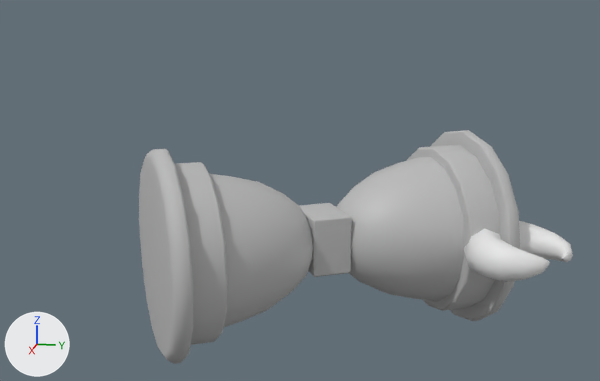
Renders of the FBX model Assets/Art/Model/ChessAdditive/Chess_2.fbx from each side of a commit.
Before and after are seen from a 50 mm camera at (0.0857, 0.0259, 0.0249) aimed at (0.0006, 0.0089, 0.0036). Lighting does not change. The marker at lower left points along +X, +Y and +Z. The older version comes first. Where no turn or scale is listed for an object, it has been applied to the vertices.

The scene before the commit, as lines of its bpy script (objects in view):
```python
me_mesh = bpy.data.meshes.new('Mesh')
me_mesh.from_pydata(...)  # 284 vertices, 314 faces; spans x -0.0151..0.0203, y -0.0086..0.032, z -0.0117..0.0097
me_mesh.materials.append(mat_pasted__sand_clock3)  # grey #bcbcbc
me_mesh_001 = bpy.data.meshes.new('Mesh.001')
me_mesh_001.from_pydata(...)  # 546 vertices, 544 faces; spans x -0.0108..0.0159, y -0.0033..0.0268, z -0.0091..0.007
me_mesh_001.materials.append(mat_pasted__trans)  # grey #bcbcbc
me_mesh_005 = bpy.data.meshes.new('Mesh.005')
me_mesh_005.from_pydata(...)  # 128 vertices, 126 faces; spans x -0.00285..0.00862, y 0.02616..0.0371, z -0.00339..0.00131
me_mesh_005.materials.append(mat_moon_pasted__lambert16)  # white #e7e7e7
ob_chess_2_1 = bpy.data.objects.new('Chess_2_1', me_mesh)
ob_chess_2_1.location = (0.0, 0.0, 0.0)
ob_chess_2_2 = bpy.data.objects.new('Chess_2_2', me_mesh_001)
ob_chess_2_2.location = (0.0, 0.0, 0.0)
ob_moon_pasted__polysurface53 = bpy.data.objects.new('Moon:pasted__polySurface53', me_mesh_005)
ob_moon_pasted__polysurface53.location = (0.0, 0.0, 0.0)
```
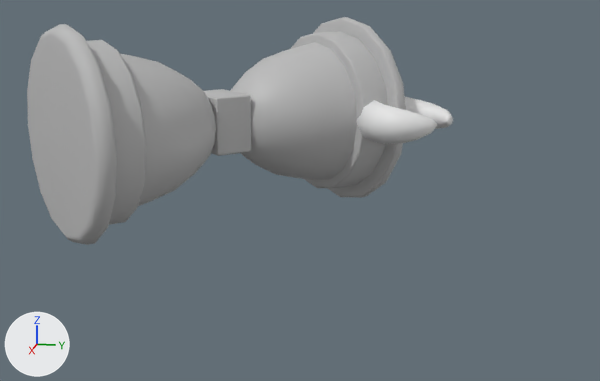
What differs and where, as boxes (x1, y1, x2, y2) in the pictures (600 x 381 px):
'Chess_2_1', moved, turned
    before: (139, 130, 520, 364)
    after: (27, 17, 406, 245)
'Chess_2_2', moved, turned
    before: (210, 157, 465, 327)
    after: (121, 42, 357, 206)
'Moon:pasted__polySurface53', moved, turned
    before: (464, 221, 573, 281)
    after: (356, 97, 453, 144)

The change, as a diff of the scene's bpy script:
```diff
--- a/Assets/Art/Model/ChessAdditive/Chess_2.fbx.py
+++ b/Assets/Art/Model/ChessAdditive/Chess_2.fbx.py
@@ me_mesh_001 @@
 # used by ob_chess_2_2; location = (0.0, 0.0, 0.0)
-me_mesh_001.from_pydata(...)  # 546 vertices, 544 faces; spans x -0.0108..0.0159, y -0.0033..0.0268, z -0.0091..0.007
+me_mesh_001.from_pydata(...)  # 546 vertices, 544 faces; spans x -0.0147..0.0147, y -0.0147..0.0147, z 0.0026..0.0188
+# me_mesh_001 part 1: the whole mesh is turned 15.1 degrees about the z axis through its middle, then moved by (-0.0026, -0.0117, 0.0117)
 me_mesh_001.materials.append(mat_pasted__trans)
@@ me_mesh @@
 # used by ob_chess_2_1; location = (0.0, 0.0, 0.0)
-me_mesh.from_pydata(...)  # 284 vertices, 314 faces; spans x -0.0151..0.0203, y -0.0086..0.032, z -0.0117..0.0097
+me_mesh.from_pydata(...)  # 284 vertices, 314 faces; spans x -0.0196..0.0196, y -0.0196..0.0196, z 0.0..0.0214
+# me_mesh part 2: the whole mesh is turned 15.1 degrees about the z axis through its middle, then moved by (-0.0026, -0.0117, 0.0117)
 me_mesh.materials.append(mat_pasted__sand_clock3)
@@ me_mesh_005 @@
 # used by ob_moon_pasted__polysurface53; location = (0.0, 0.0, 0.0)
-me_mesh_005.from_pydata(...)  # 128 vertices, 126 faces; spans x -0.00285..0.00862, y 0.02616..0.0371, z -0.00339..0.00131
+me_mesh_005.from_pydata(...)  # 128 vertices, 126 faces; spans x -0.00561..0.00592, y -0.00559..0.0053, z 0.00835..0.01305
+# me_mesh_005 part 3: the whole mesh is turned 15.1 degrees about the z axis through its middle, then moved by (-0.00288, -0.03163, 0.01174)
 me_mesh_005.materials.append(mat_moon_pasted__lambert16)
@@ ob_chess_2_1 @@
 ob_chess_2_1 = bpy.data.objects.new('Chess_2_1', me_mesh)
-ob_chess_2_1.location = (0.0, 0.0, 0.0)
+ob_chess_2_1.location = (-0.00001, 0.00004, 0.0)
@@ ob_moon_pasted__polysurface53 @@
 ob_moon_pasted__polysurface53 = bpy.data.objects.new('Moon:pasted__polySurface53', me_mesh_005)
-ob_moon_pasted__polysurface53.location = (0.0, 0.0, 0.0)
+ob_moon_pasted__polysurface53.location = (-0.00489, 0.01933, 0.0)
```
